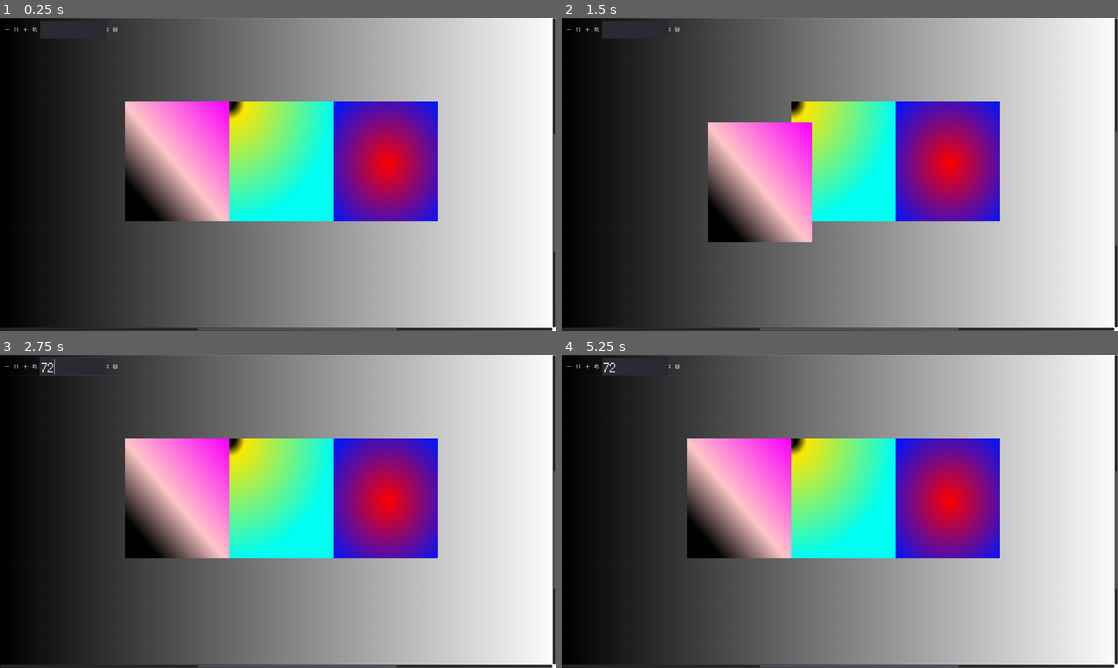
Above: before the commit, frames 1-4 (two rows, left to right).
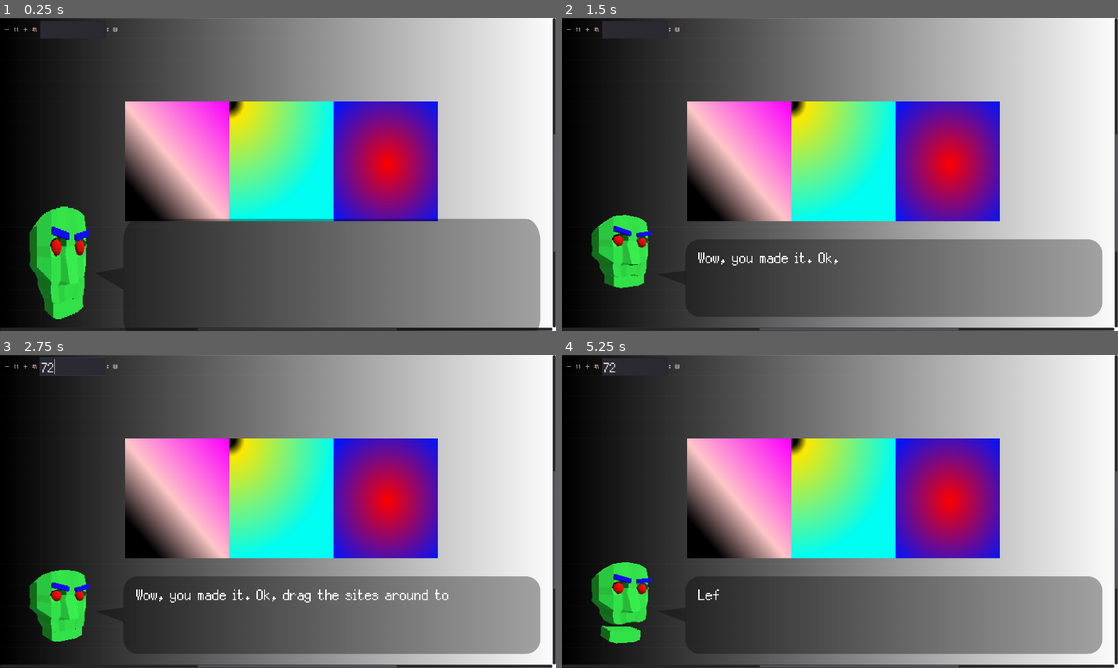
Above: after the commit, the same moments.

Repository: tehdi/demersal
Game: Godot game, scene res://UI/TimelineMenu/TimelineMenu.tscn
The game is run twice, just before and just after one commit, with the same random seed, the same clock (stepped at 60 frames per second) and the same inputs. This scene is started directly instead of the project's main scene.
Inputs (mouse positions are in pixels of both pictures, inside the frame that each line leads up to):
- Up to frame 1 (0.25 s): no input
- Up to frame 2 (1.5 s): tap Enter at 0.5 s; move the mouse to (962, 158) at 0.52 s; hold D (move_right) 0.53-1.25 s; tap E (interact) at 0.6 s; click (962, 158) at 0.67 s; tap Space (move_jump) at 0.77 s; drag from (728, 190) to (812, 237) at 1.27 s
- Up to frame 3 (2.75 s): move the mouse to (333, 442) at 2.02 s; hold D (move_right) from 2.03 s (still down); tap Tab (tab) at 2.1 s
- Up to frame 4 (5.25 s): release D (move_right) at 2.75 s; drag from (812, 574) to (673, 464) at 2.77 s; move the mouse to (1006, 558) at 3.52 s; hold A (move_left) 3.53-4.25 s; hold Shift (move_sprint) 3.53-4.25 s; tap Space (move_jump) at 3.77 s; drag from (673, 464) to (756, 433) at 4.27 s; move the mouse to (867, 511) at 5.02 s; hold S (move_backward) from 5.03 s (still down); tap E (interact) at 5.1 s; click (867, 511) at 5.17 s

The runs differ from the first frame. In frame 1, 27% of the frame differs, in the area x 5-98%, y 60-100%; in frame 2, 23%; in frame 3, 19%; in frame 4, 19%.

Commit message:
Advisor in the timeline

Diff:
--- /dev/null
+++ b/UI/TimelineMenu/AdvisorMenuMessage.gd
@@ -0,0 +1,17 @@
+extends Node
+
+export (NodePath) var advisor_node_path
+
+export(Array, String, MULTILINE) var textboxes
+export(Array, String, "Neutral", "Angry", "Curious","Worried") var expressions
+
+var advisor
+
+func _ready():
+	advisor = get_node(advisor_node_path)
+
+
+func send_message():
+	advisor.messageGiven = textboxes
+	advisor.givenExpression = expressions
+	advisor.openMessage()
--- /dev/null
+++ b/UI/TimelineMenu/AdvisorTimelineCutScenes.gd
@@ -0,0 +1,14 @@
+extends Node
+
+
+# Declare member variables here. Examples:
+# var a = 2
+# var b = "text"
+
+
+# Called when the node enters the scene tree for the first time.
+func _ready():
+	$AdvisorStartMessage.send_message()
+
+func nodes_re_ordered(nodes):
+	pass
--- a/UI/TimelineMenu/TimelineMenu.tscn
+++ b/UI/TimelineMenu/TimelineMenu.tscn
@@ -1,7 +1,10 @@
-[gd_scene load_steps=6 format=2]
+[gd_scene load_steps=9 format=2]
 
 [ext_resource path="res://UI/TimelineMenu/TimelineMenu.gd" type="Script" id=1]
 [ext_resource path="res://UI/TimelineMenu/TimelineMenuUINode.tscn" type="PackedScene" id=2]
+[ext_resource path="res://UI/Advisor/advisorScene.tscn" type="PackedScene" id=3]
+[ext_resource path="res://UI/TimelineMenu/AdvisorMenuMessage.gd" type="Script" id=4]
+[ext_resource path="res://UI/TimelineMenu/AdvisorTimelineCutScenes.gd" type="Script" id=5]
 
 [sub_resource type="Gradient" id=1]
 
@@ -24,3 +27,20 @@
 custom_styles/bg = SubResource( 3 )
 snap_distance = 72
 minimap_enabled = false
+
+[node name="Advisor Cut Scenes" type="Node" parent="."]
+script = ExtResource( 5 )
+
+[node name="advisorScene" parent="Advisor Cut Scenes" instance=ExtResource( 3 )]
+
+[node name="AdvisorStartMessage" type="Node" parent="Advisor Cut Scenes"]
+script = ExtResource( 4 )
+advisor_node_path = NodePath("../advisorScene")
+textboxes = [ "Wow, you made it. Ok, drag the sites around to indicate which came first", "Left is earliest in the timeline, right is latest" ]
+expressions = [ "Curious", "Neutral" ]
+
+[node name="AdvisorEndMessage" type="Node" parent="Advisor Cut Scenes"]
+script = ExtResource( 4 )
+advisor_node_path = NodePath("../advisorScene")
+textboxes = [ "Alright looks like you got those right", "Good job. I'm out of here" ]
+expressions = [ "Worried", "Neutral" ]
